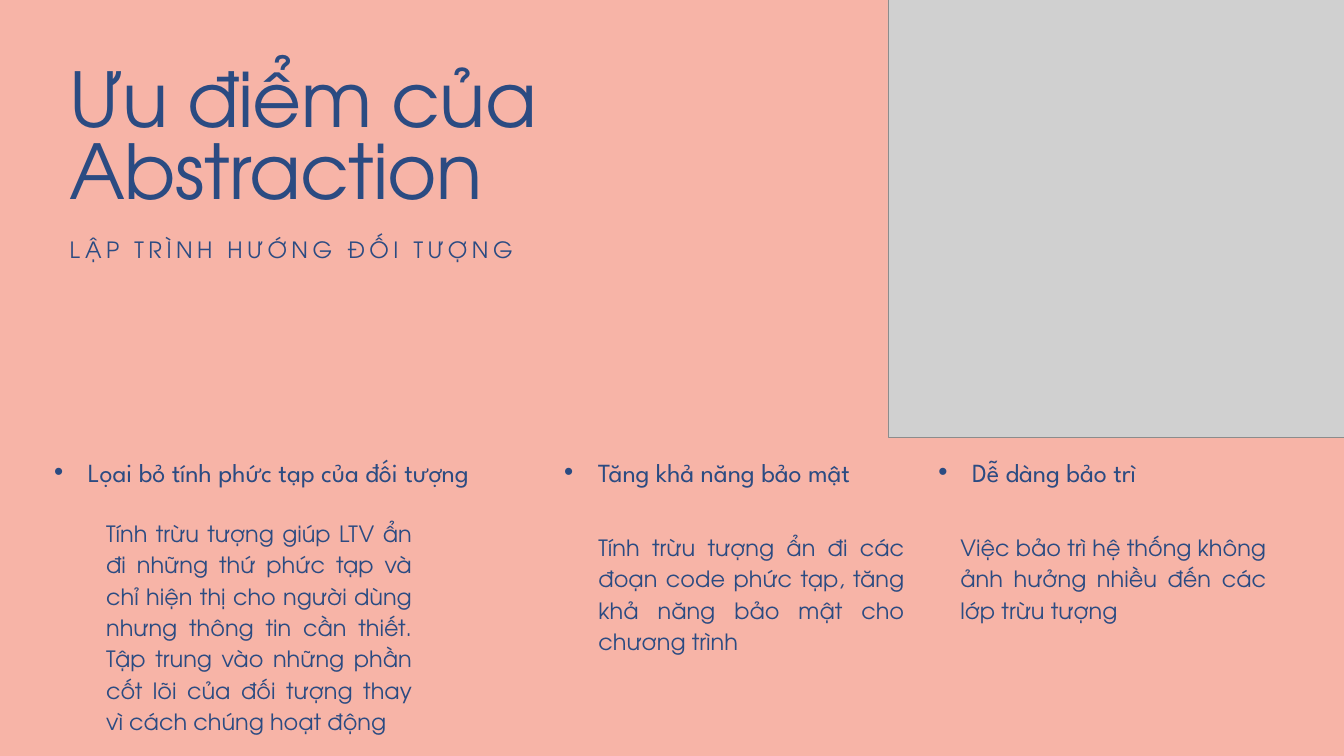
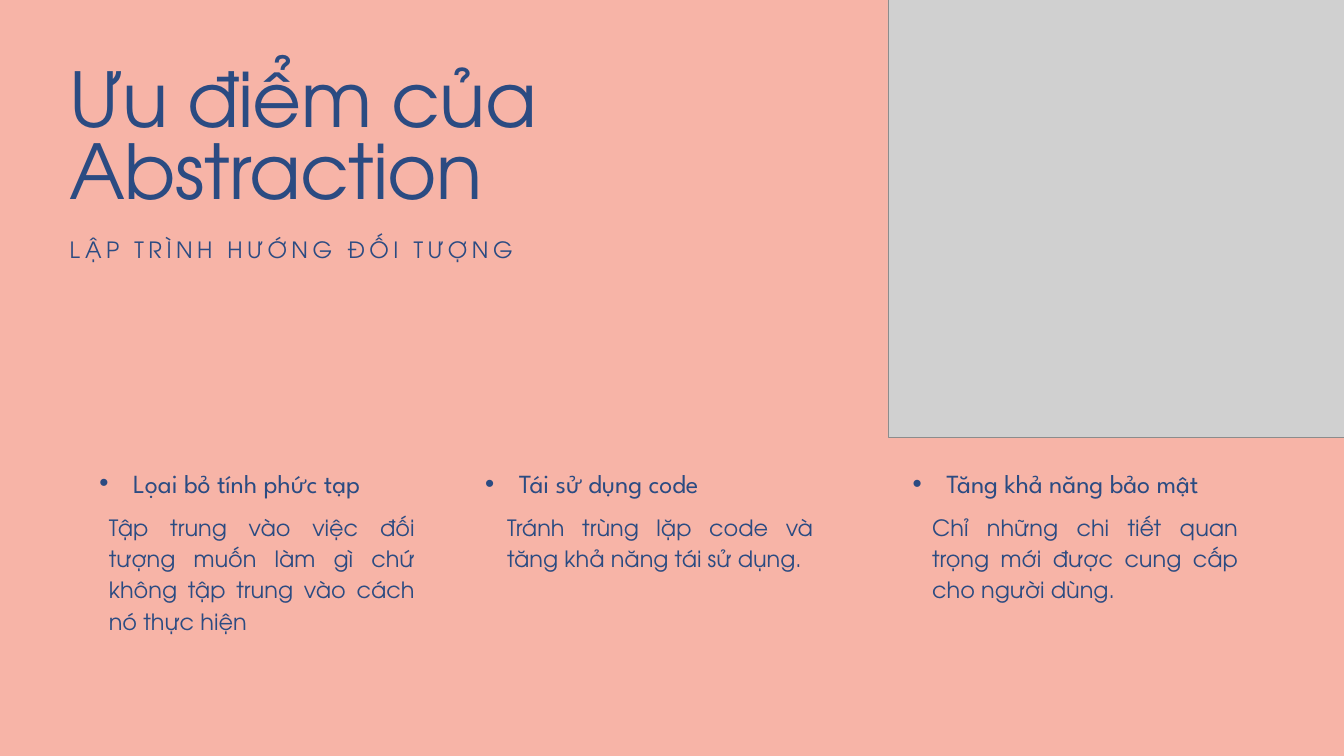
Before and after one commit to trongtinh7727/Java-OOP, a slide deck: slide 6 of Documents/Lab8/N7_Abstract_class.pptx. Drawn at 1344x756 pixels with LibreOffice and Linux fonts; fonts in the diff are those of the drawing; grey boxes stand for pictures. Boxes give left, top, right and bottom in pixels: in the first picture for what was removed or moved away, otherwise in the second. Text is boxed around its words. In the diff, an @@ line names an element or a change of style, - is before the commit and + after.

Commit message:
update ppt

```diff
--- a/Documents/Lab8/N7_Abstract_class.pptx
+++ b/Documents/Lab8/N7_Abstract_class.pptx
@@ text at box(133, 475, 360, 499): text changed @@
-• Lọai bỏ tính phức tạp của đối tượng
+• Lọai bỏ tính phức tạp
@@ text added at box(519, 475, 699, 499), 28 pt, text #2B4B82 @@
+• Tái sử dụng code
@@ text "Tăng khả năng bảo mật": place and size @@
-text "Tăng khả năng bảo mật" at box(598, 464, 850, 488)
+text "Tăng khả năng bảo mật" at box(946, 475, 1199, 499)
@@ text removed at box(972, 460, 1135, 488) @@
-• Dễ dàng bảo trì
@@ text at box(109, 516, 415, 634): text changed @@
-Tính trừu tượng giúp LTV ẩn đi những thứ phức tạp và chỉ hiện thị cho người dùng nhưng thông tin cần thiết. Tập trung vào những phần cốt lõi của đối tượng thay vì cách chúng hoạt động
+Tập trung vào việc đối tượng muốn làm gì chứ không tập trung vào cách nó thực hiện
@@ text added at box(507, 519, 813, 572), 24 pt, text #2B4B82 @@
+Tránh trùng lặp code và tăng khả năng tái sử dụng.
@@ text removed at box(598, 534, 904, 655) @@
-Tính trừu tượng ẩn đi các đoạn code phức tạp, tăng khả năng bảo mật cho chương trình
@@ text added at box(932, 515, 1238, 603), 24 pt, text #2B4B82 @@
+Chỉ những chi tiết quan trọng mới được cung cấp cho người dùng.
@@ text removed at box(960, 535, 1266, 624) @@
-Việc bảo trì hệ thống không ảnh hưởng nhiều đến các lớp trừu tượng
```
Also in this commit, not shown: 1 other slide changed, 8 other files.
